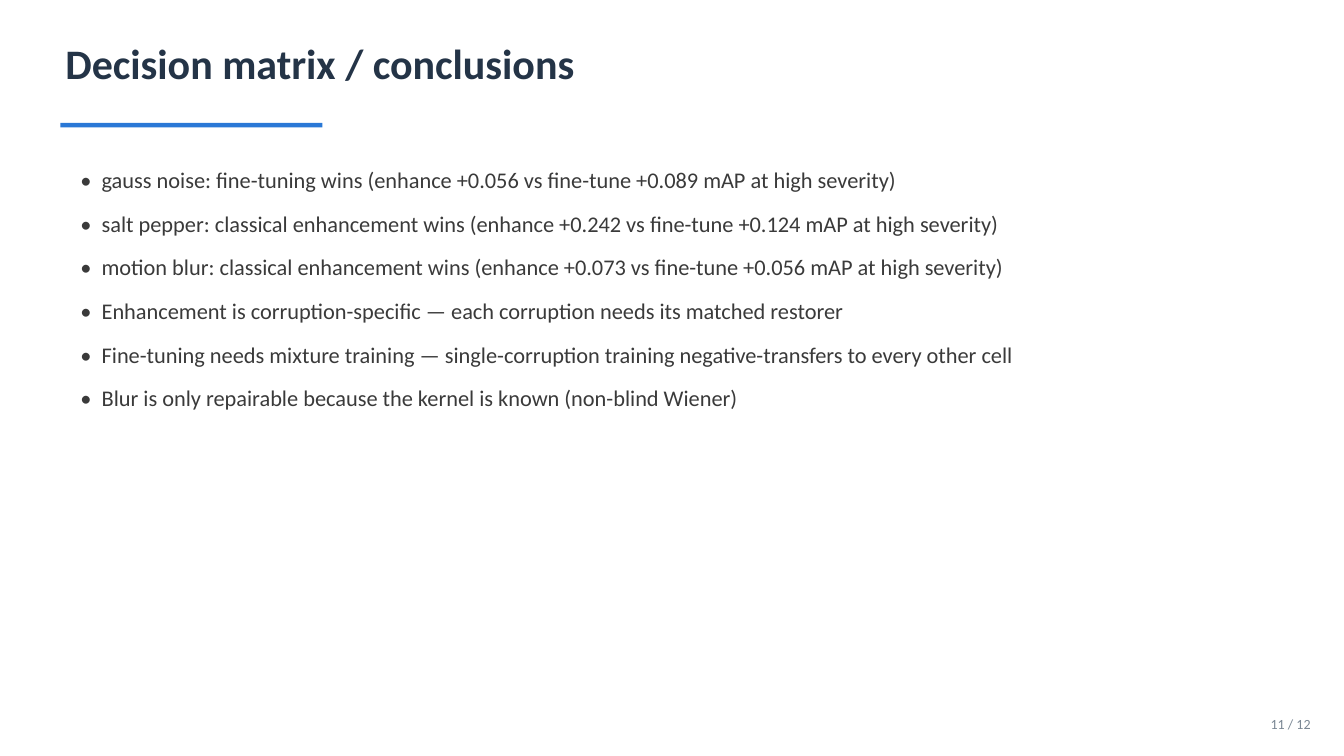
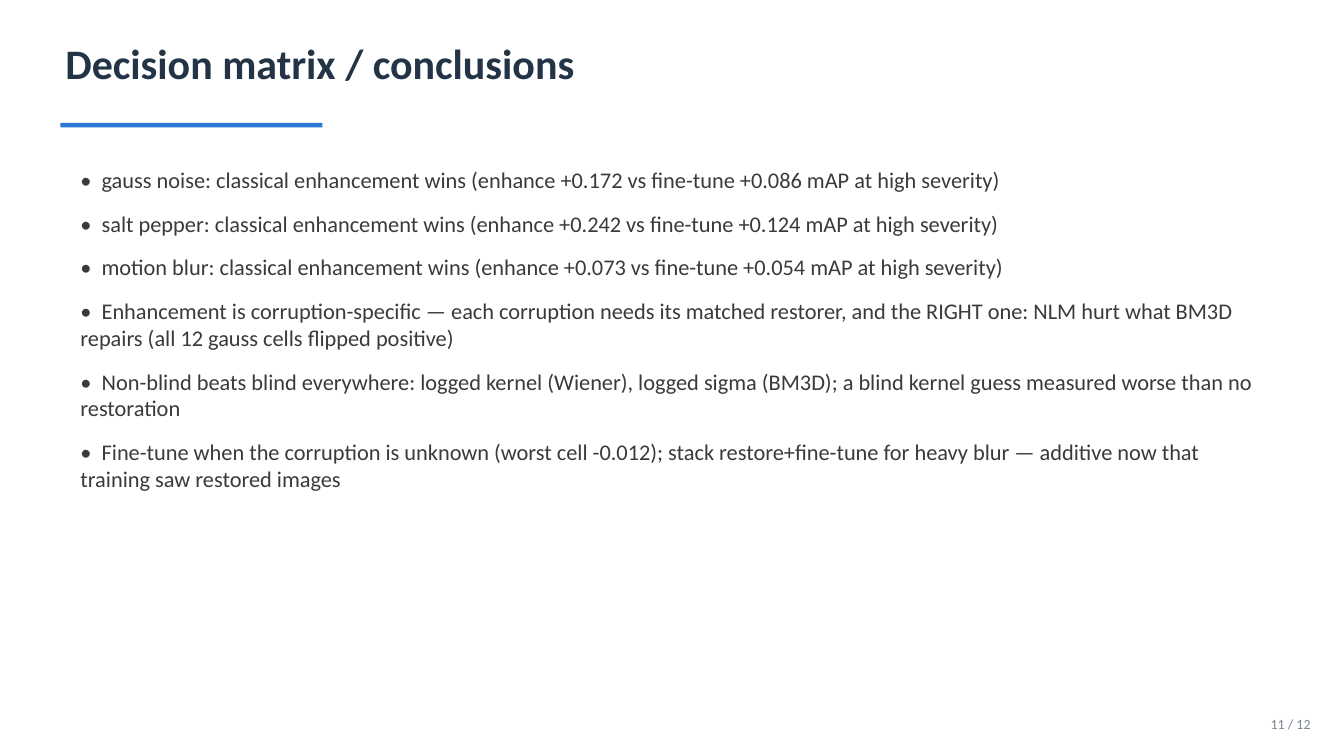
Before and after one commit to ShiraTzi/Final-Project-Image-Processing, a slide deck: slide 11 of slides/final_presentation.pptx. Drawn at 1344x756 pixels with LibreOffice and Linux fonts; fonts in the diff are those of the drawing. Boxes give left, top, right and bottom in pixels: in the first picture for what was removed or moved away, otherwise in the second. Text is boxed around its words. In the diff, an @@ line names an element or a change of style, - is before the commit and + after.

```diff
--- a/slides/final_presentation.pptx
+++ b/slides/final_presentation.pptx
@@ text at [102,172,999,192]: text changed @@
-• gauss noise: fine-tuning wins (enhance +0.056 vs fine-tune +0.089 mAP at high severity)
+• gauss noise: classical enhancement wins (enhance +0.172 vs fine-tune +0.086 mAP at high severity)
@@ text at [80,259,1252,491]: text changed @@
-• motion blur: classical enhancement wins (enhance +0.073 vs fine-tune +0.056 mAP at high severity)
-• Enhancement is corruption-specific — each corruption needs its matched restorer
-• Fine-tuning needs mixture training — single-corruption training negative-transfers to every other cell
-• Blur is only repairable because the kernel is known (non-blind Wiener)
+• motion blur: classical enhancement wins (enhance +0.073 vs fine-tune +0.054 mAP at high severity)
+• Enhancement is corruption-specific — each corruption needs its matched restorer, and the RIGHT one: NLM hurt what BM3D repairs (all 12 gauss cells flipped positive)
+• Non-blind beats blind everywhere: logged kernel (Wiener), logged sigma (BM3D); a blind kernel guess measured worse than no restoration
+• Fine-tune when the corruption is unknown (worst cell -0.012); stack restore+fine-tune for heavy blur — additive now that training saw restored images
```
Also in this commit, not shown: 4 other slides changed, 58 other files.
